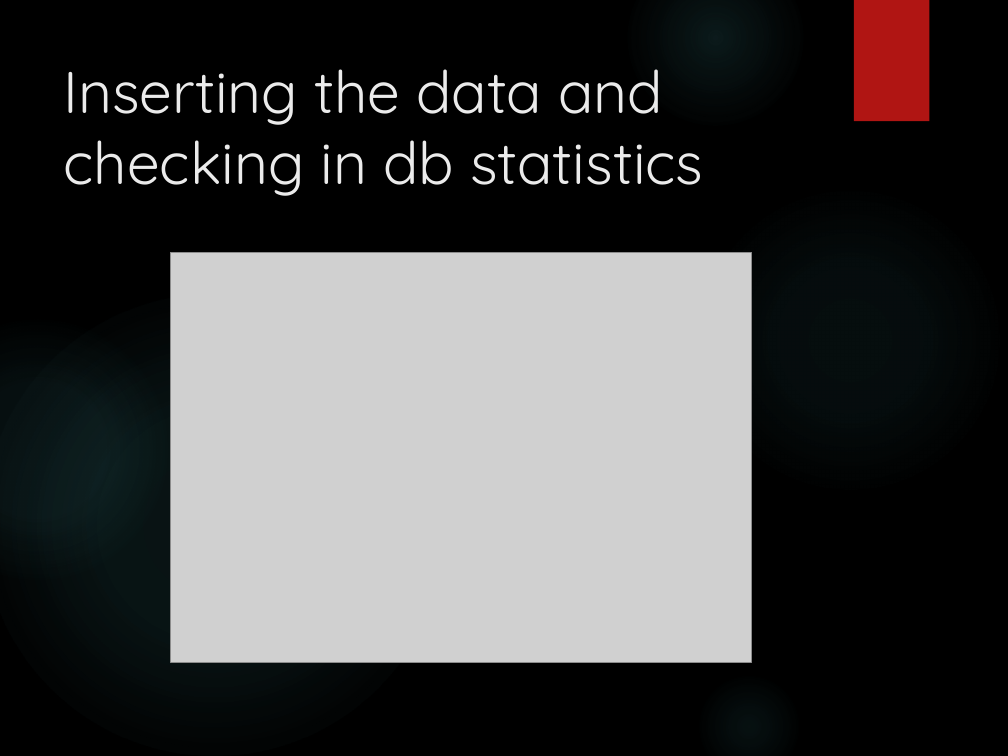
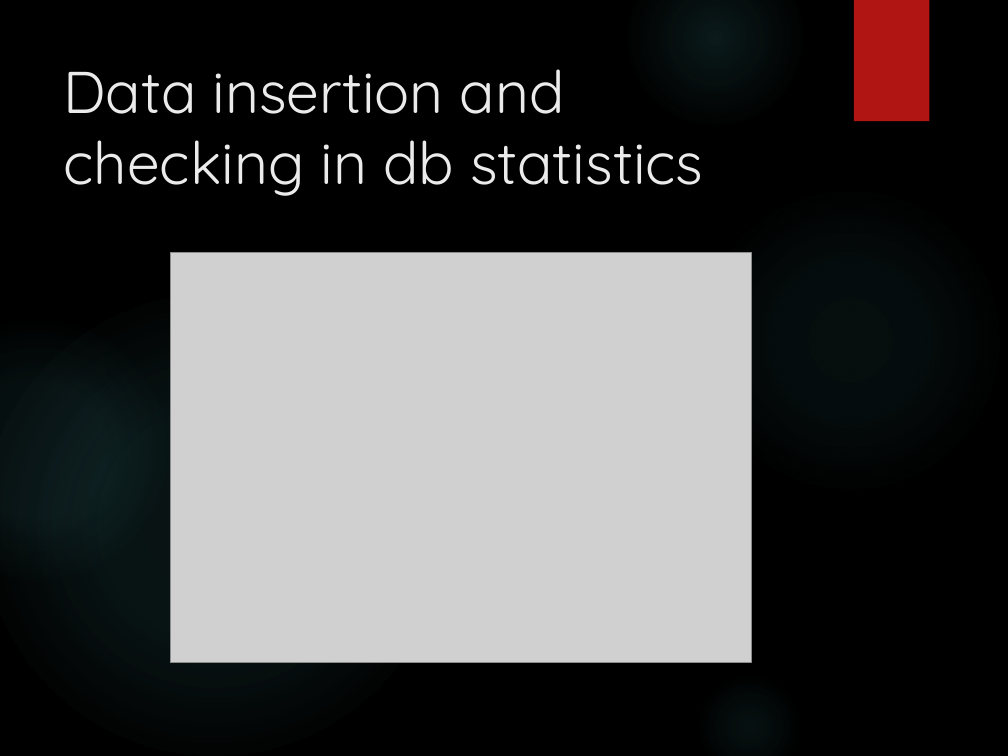
Before and after one commit to leg4822/ustdemo, a slide deck: slide 4 of MongoDB Relational Queries.pptx. Drawn at 1008x756 pixels with LibreOffice and Linux fonts; fonts in the diff are those of the drawing; grey boxes stand for pictures; background and template pictures are left out. Boxes give left, top, right and bottom in pixels: in the first picture for what was removed or moved away, otherwise in the second. Text is boxed around its words. In the diff, an @@ line names an element or a change of style, - is before the commit and + after.

```diff
--- a/MongoDB Relational Queries.pptx
+++ b/MongoDB Relational Queries.pptx
@@ title at (63, 69, 703, 196): text changed @@
-Inserting the data and checking in db statistics
+Data insertion and checking in db statistics
```
Also in this commit, not shown: 6 other slides changed, 4 slides removed, 1 other file.
